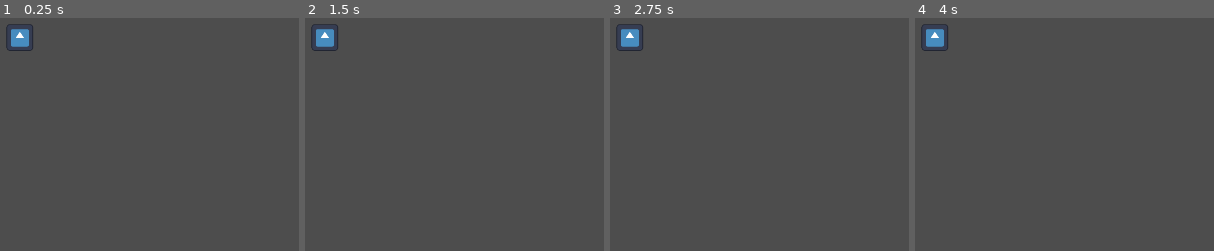
Above: before the commit, frames 1-4 (left to right).
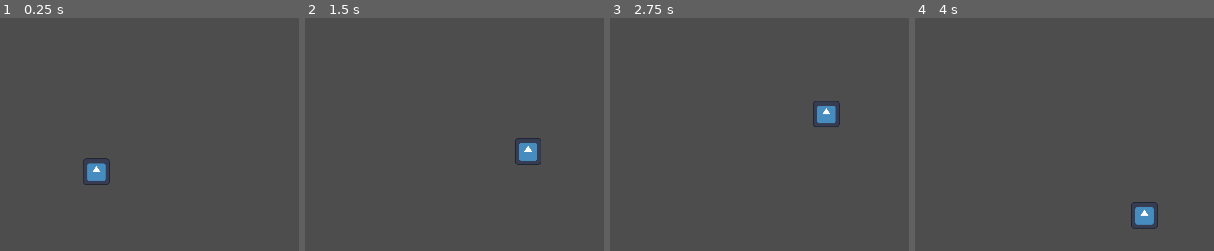
Above: after the commit, the same moments.

Repository: Relapson/Point-N-Click
Game: Godot game, scene res://main.tscn
The game is run twice, just before and just after one commit, with the same random seed, the same clock (stepped at 60 frames per second) and the same inputs. The engine's default icon, where the game draws it, is replaced by a stand-in: a white triangle on a blue panel in a dark square.
Inputs (mouse positions are in pixels of both pictures, inside the frame that each line leads up to):
- Up to frame 1 (0.25 s): no input
- Up to frame 2 (1.5 s): tap Enter at 0.5 s; move the mouse to (outside the picture) at 0.52 s; click (outside the picture) at 0.6 s; right-click (outside the picture) at 0.8 s; move the mouse to (331, 176) at 1.27 s; right-click (331, 176) at 1.35 s
- Up to frame 3 (2.75 s): click (636, 176) at 1.55 s; move the mouse to (876, 55) at 2.02 s; click (876, 55) at 2.1 s; right-click (876, 55) at 2.3 s
- Up to frame 4 (4 s): move the mouse to (1061, 244) at 2.77 s; right-click (1061, 244) at 2.85 s; click (1061, 244) at 3.05 s; move the mouse to (outside the picture) at 3.52 s; click (outside the picture) at 3.6 s; right-click (outside the picture) at 3.8 s

The runs differ from the first frame. In frame 1, 1.3% of the frame differs, in the area x 2-37%, y 2-72%; in frame 2, 1.2%; in frame 3, 1.3%; in frame 4, 1.3%, in the area x 2-82%, y 2-91%.

Commit message:
player movement in abgesteckten bereichen

Diff:
--- a/Characters/Player.gd
+++ b/Characters/Player.gd
@@ -1,48 +1,36 @@
 extends CharacterBody2D
 
 @export var move_speed = 500
-#@export var movement_target_position: Vector2 = Vector2(60.0,180.0) vielleicht egal
 var target = position
 
+# pro spielszene dann ein agent, der GENAU SO heisst
 @onready var navigation_agent: NavigationAgent2D = $NavigationAgent2D
 
 func _ready():
-	navigation_agent.path_desired_distance = 4.0
-	navigation_agent.target_desired_distance = 4.0
-
+	set_movement_target(position)
 	call_deferred("actor_setup")
 
 func actor_setup():
 	await get_tree().physics_frame
-	#set_movement_target(movement_target_position) vielleicht egal
 
 func set_movement_target(movement_target: Vector2):
-	navigation_agent.target_position = movement_target
+	navigation_agent.set_target_position(movement_target)
 
 func _input(_event):
 	if Input.is_action_just_pressed("mouse_left"):
 		target = get_global_mouse_position()
+		set_movement_target(target)
 
 	# momentan nur bewegung - später evtl auch auf geklickte objekte checken
 	if Input.is_action_just_pressed("mouse_right"):
 		target = get_global_mouse_position()
+		set_movement_target(target)
 
 func _physics_process(delta):
 	if navigation_agent.is_navigation_finished():
 		return
 
-	###
-#	var current_agent_position: Vector2 = global_position
-#    var next_path_position: Vector2 = navigation_agent.get_next_path_position()
-#
-#    var new_velocity: Vector2 = next_path_position - current_agent_position
-#    new_velocity = new_velocity.normalized()
-#    new_velocity = new_velocity * movement_speed
-	###
-
-	velocity = (set_movement_target(target) - global_position).normalized() * move_speed
-
-	#velocity = position.direction_to(target) * move_speed
-	# look_at(target) dreht den character optional
+	velocity = position.direction_to(navigation_agent.get_next_path_position()) * move_speed
+	navigation_agent.set_velocity(velocity)
 	if position.distance_to(target) > 10:
 		move_and_slide()
--- a/main.tscn
+++ b/main.tscn
@@ -13,5 +13,5 @@
 navigation_polygon = SubResource("NavigationPolygon_0s3fd")
 
 [node name="Player" parent="." instance=ExtResource("1_ge7eo")]
-position = Vector2(562, 261)
+position = Vector2(746, 584)
 scale = Vector2(0.5, 0.5)
